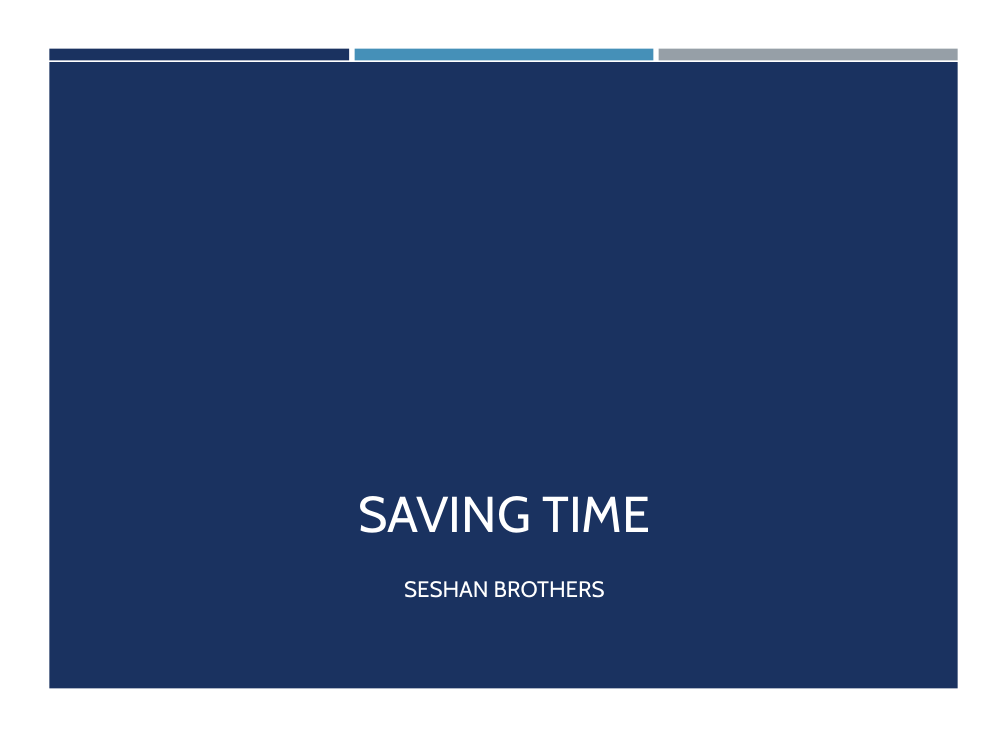
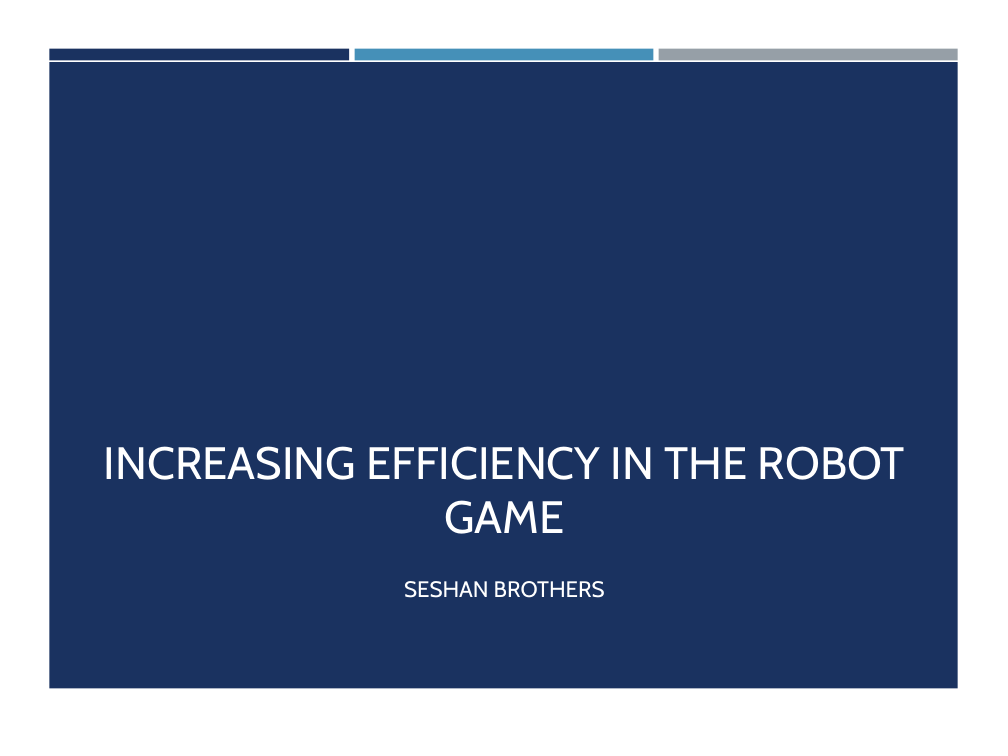
Before and after one commit to ev3lessons/FLL-Tutorials, a slide deck: slide 1 of translations/en-us/RobotGame/SavingTime.pptx. Drawn at 1008x756 pixels with LibreOffice and Linux fonts; fonts in the diff are those of the drawing; background and template pictures are left out. Boxes give left, top, right and bottom in pixels: in the first picture for what was removed or moved away, otherwise in the second. Text is boxed around its words. In the diff, an @@ line names an element or a change of style, - is before the commit and + after.

Commit message:
Added Efficiency lesson

```diff
--- a/translations/en-us/RobotGame/SavingTime.pptx
+++ b/translations/en-us/RobotGame/SavingTime.pptx
@@ title at <box>104,446,905,534</box>: text changed; size 36 to 32.4 pt @@
-SAVING TIME
+INCREASING EFFICIENCY IN THE ROBOT GAME
```
Also in this commit, not shown: 6 other slides changed, 1 slide added, 3 other files.
